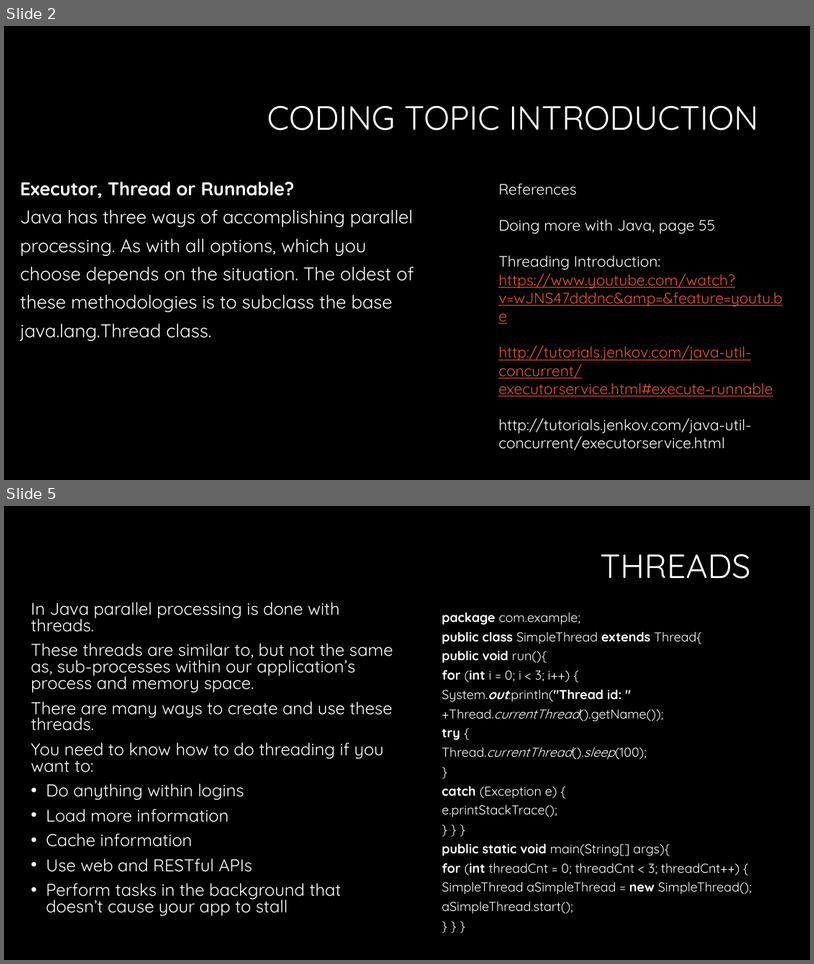
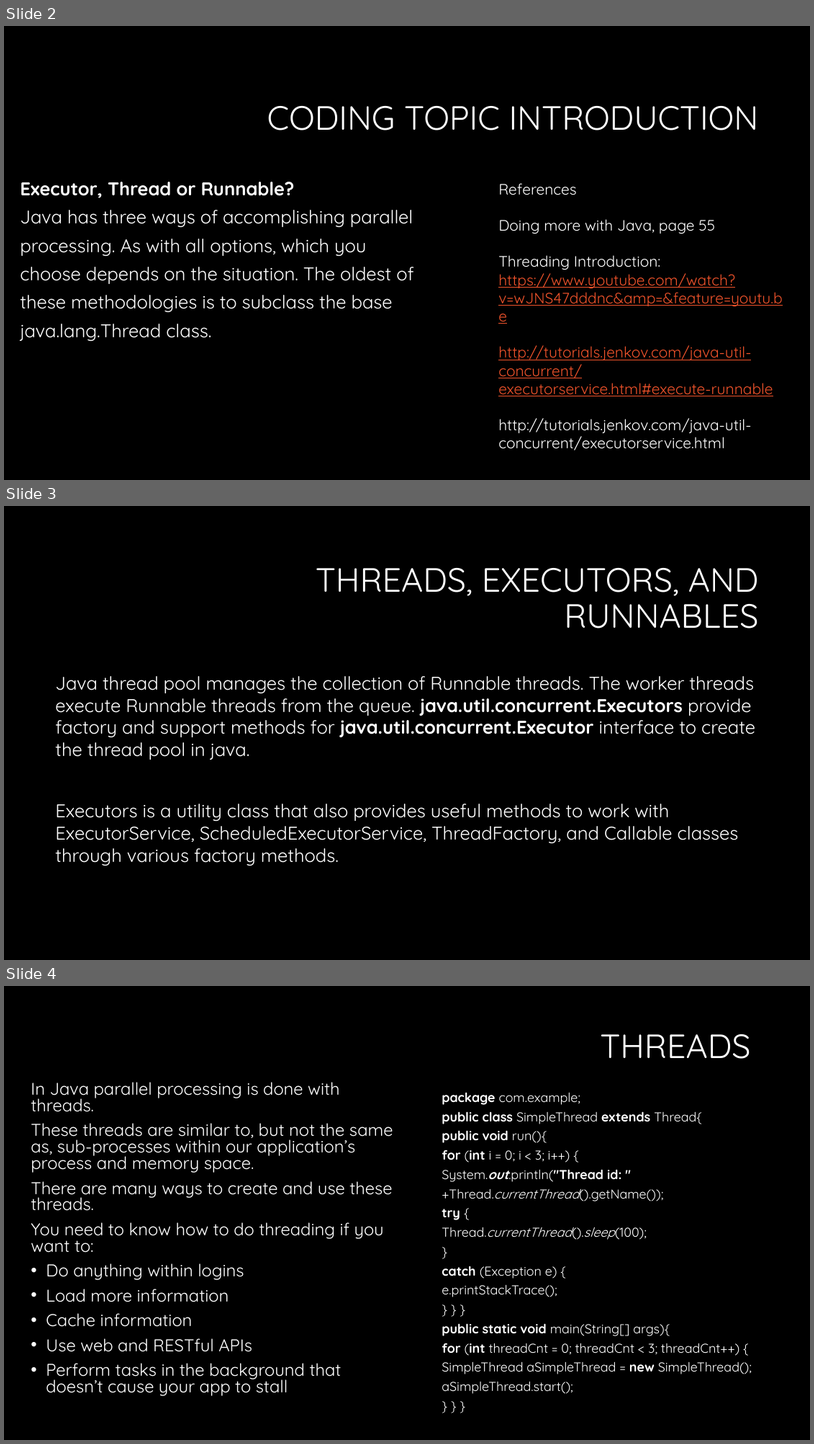
Before and after one commit to edgarrfigueroa/cit360, a slide deck: Week3 Threads, Executors, and Runnables.pptx. Shown one above the other, each under a label of ours: slides 2 and 5 before the commit, slides 2, 3 and 4 after it; the slides between them are not shown. The pictures are 814x964 and 814x1444 pixels, drawn with LibreOffice and Linux fonts; fonts in the diff are those of the drawing; background and template pictures are left out. Boxes give left, top, right and bottom in pixels: in the first picture for what was removed or moved away, otherwise in the second. Text is boxed around its words. In the diff, an @@ line names an element or a change of style, - is before the commit and + after.

```diff
--- a/Week3 Threads, Executors, and Runnables.pptx
+++ b/Week3 Threads, Executors, and Runnables.pptx
@@ slide 3 added at [4,506,810,960], background #000000 @@
@@ title added at [316,568,759,628], 40 pt, text #FFFFFF @@
+THREADS, EXECUTORS, AND RUNNABLES
@@ text added at [55,676,756,865], 22 pt, text #FFFFFF @@
+Java thread pool manages the collection of Runnable threads. The worker threads execute Runnable threads from the queue. java.util.concurrent.Executors provide factory and support methods for java.util.concurrent.Executor interface to create the thread pool in java.
+Executors is a utility class that also provides useful methods to work with ExecutorService, ScheduledExecutorService, ThreadFactory, and Callable classes through various factory methods.
@@ what was slide 5 is now slide 4 @@
```
Also in this commit, not shown: 2 slides removed.
